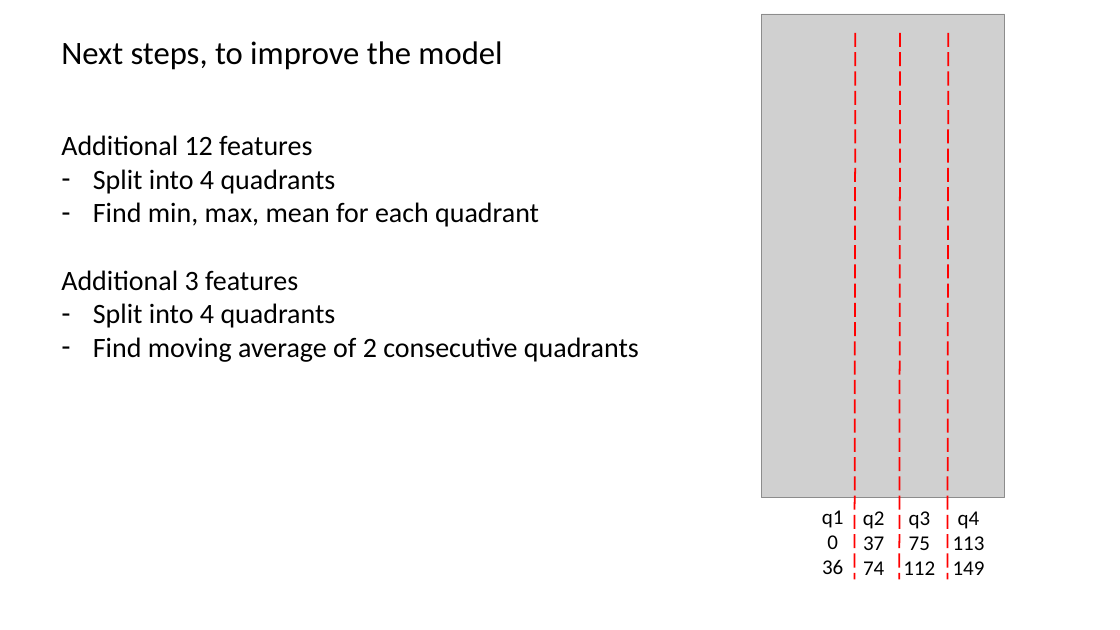
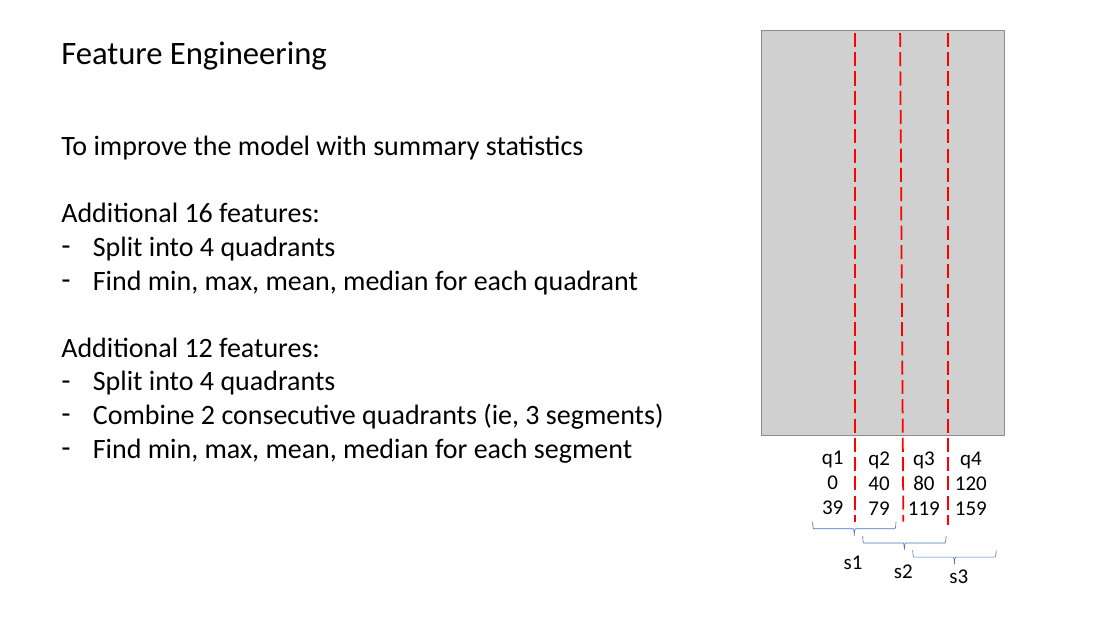
Before and after one commit to JNYH/ecg_vbeat, a slide deck: slide 5 of ecg_vbeat.pptx (slide 7 before the commit). Drawn at 1120x630 pixels with LibreOffice and Linux fonts; fonts in the diff are those of the drawing; grey boxes stand for pictures. Boxes give left, top, right and bottom in pixels: in the first picture for what was removed or moved away, otherwise in the second. Text is boxed around its words. In the diff, an @@ line names an element or a change of style, - is before the commit and + after.

```diff
--- a/ecg_vbeat.pptx
+++ b/ecg_vbeat.pptx
@@ text at (61,41,327,70): text changed @@
-Next steps, to improve the model
+Feature Engineering
@@ picture: place and size @@
-picture at (762,14,1006,498)
+picture at (762,30,1006,435)
@@ line moved from (855, 33) - (854, 580) to (855, 33) - (855, 522) @@
@@ line moved from (901, 33) - (900, 580) to (901, 33) - (903, 522) @@
@@ line moved from (949, 33) - (948, 580) to (949, 33) - (949, 525) @@
@@ text at (61,135,583,223): text changed @@
-Additional 12 features
+To improve the model with summary statistics
+Additional 16 features:
@@ text at (61,270,638,358): text changed @@
-– Find min, max, mean for each quadrant
-Additional 3 features
+– Find min, max, mean, median for each quadrant
+Additional 12 features:
@@ text at (93,403,664,463): text changed @@
-– Find moving average of 2 consecutive quadrants
+– Combine 2 consecutive quadrants (ie, 3 segments)
+– Find min, max, mean, median for each segment
@@ text "q1": place and size @@
-text "q1" at (822,510,844,574)
+text "q1" at (822,450,844,514)
@@ 3 texts: place and size @@
-3 texts at (863,511,985,575)
+3 texts at (868,451,987,515)
@@ text at (868,476,889,515): text changed @@
-37
-74
+40
+79
@@ text at (908,475,940,515): text changed @@
-75
-112
+80
+119
@@ text at (955,476,987,515): text changed @@
-113
-149
+120
+159
@@ text at (822,500,843,514): text changed @@
-36
+39
@@ left brace added at (813,522,897,536), outline #4472C4 0.5 pt @@
@@ left brace added at (863,536,946,550), outline #4472C4 0.5 pt @@
@@ text added at (844,555,863,569), 18 pt, text #000000 @@
+s1
@@ text added at (894,564,913,578), 18 pt, text #000000 @@
+s2
@@ left brace added at (913,550,996,565), outline #4472C4 0.5 pt @@
@@ text added at (949,569,968,583), 18 pt, text #000000 @@
+s3
```
Also in this commit, not shown: 5 other slides changed, 2 other files.
